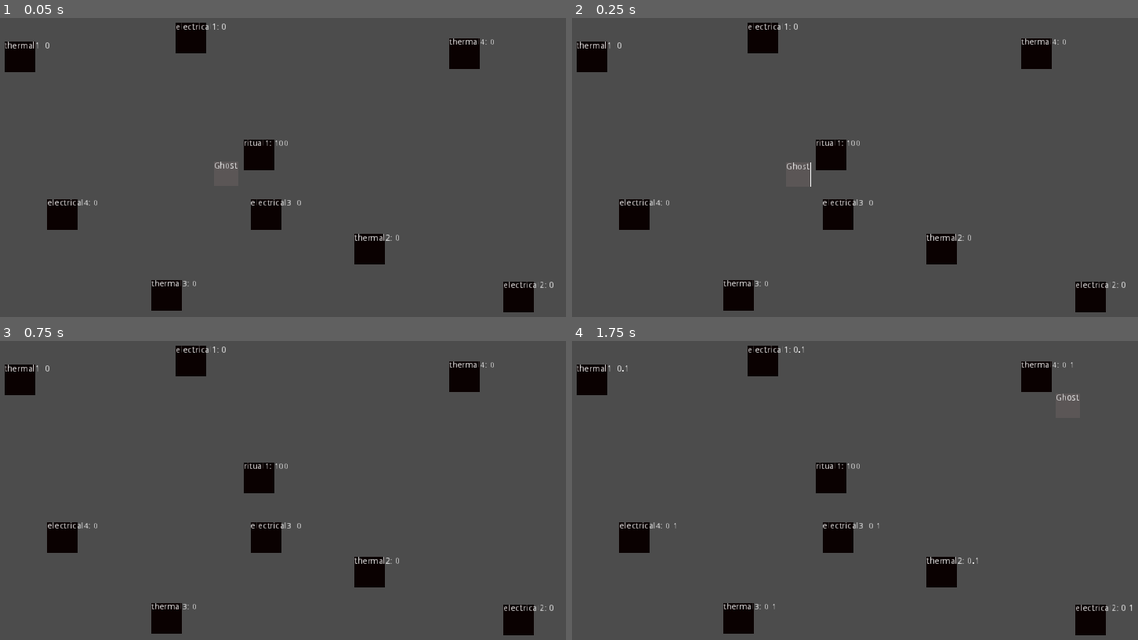
Above: before the commit, frames 1-4 (two rows, left to right).
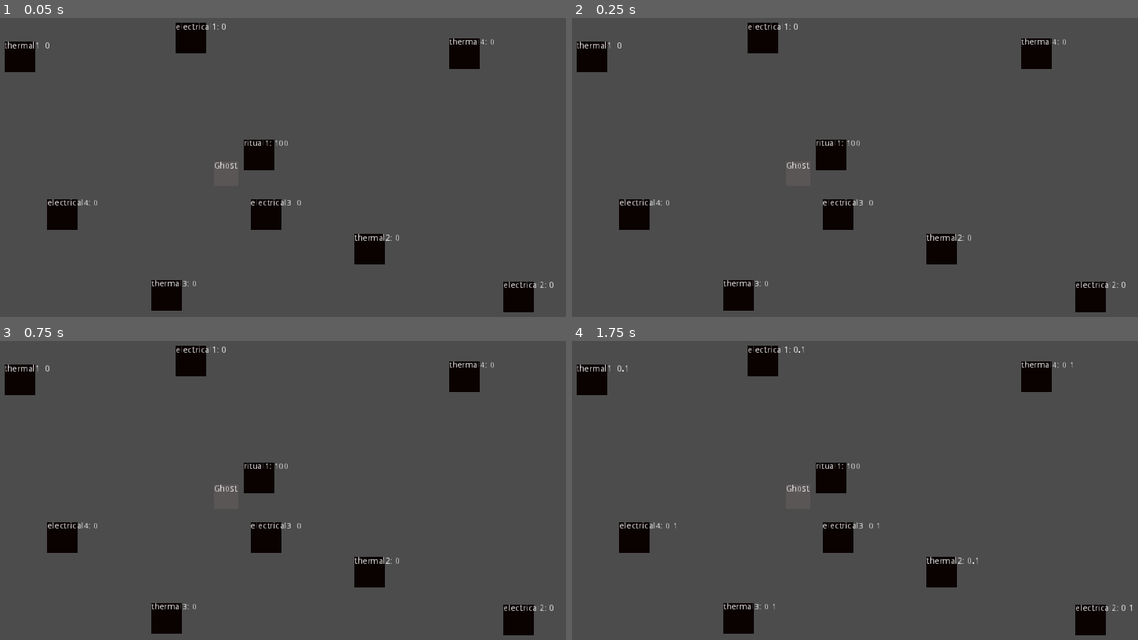
Above: after the commit, the same moments.

Repository: feyrkh/spook-encounters
Game: Godot game, scene res://scene/demo/powerSourceDemo.tscn
Two runs of this game, one before a commit and one after it. Both use one fixed random seed, a clock stepped at 60 frames per second and the inputs below. The project has no main scene, so this scene is started directly.
Inputs (mouse positions are in pixels of both pictures, inside the frame that each line leads up to):
- Up to frame 1 (0.05 s): no input
- Up to frame 2 (0.25 s): no input
- Up to frame 3 (0.75 s): move the mouse to (226, 505) at 0.52 s; hold D (p1_move_right) from 0.53 s (still down); tap Tab (cycle_selected_item) at 0.6 s; click (226, 505) at 0.67 s
- Up to frame 4 (1.75 s): tap Enter at 1.25 s; move the mouse to (724, 532) at 1.27 s; release D (p1_move_right) at 1.28 s; hold S (p1_move_down) from 1.28 s (still down); tap X (drop_held_item) at 1.35 s

Frame 1 is identical in both runs. In frame 2, less than 0.1% of the frame differs, in the area x 37-43%, y 48-57%; in frame 3, less than 0.1%; in frame 4, less than 0.1%, in the area x 37-90%, y 17-51%.

Commit message:
Added GhostScript and scriptedGhostDemo

Diff:
--- /dev/null
+++ b/Tweening.gd
@@ -0,0 +1,109 @@
+class_name Tweening
+extends Object
+
+static func tween_to(node, property, to, time):
+	var tree = node.get_tree()
+
+	if !tree.has_meta("tweeners"):
+		tree.set_meta("tweeners", [])
+
+	var tweener = Tweener.new()
+	tweener.node = node
+	tweener.property = property
+	tweener.to = to
+	tweener.time = time
+	tweener.trans = Tween.TRANS_LINEAR
+	tweener.easing = Tween.EASE_IN_OUT
+	tweener.delay = 0
+
+	tree.get_meta("tweeners").append(tweener)
+	tree.connect("idle_frame", tweener, "start")
+	return tweener
+
+static func sequence(object):
+	return Sequence.new(object.get_tree())
+
+class Tweener:
+	var node
+	var property
+	var from
+	var to
+	var time
+	var trans
+	var easing
+	var delay
+
+	var tween
+	var started = false
+	var in_sequence = false
+
+	signal finished
+
+	func start(from_sequence = false):
+		if !started and in_sequence == from_sequence:
+			started = true
+
+			tween = Tween.new()
+			tween.interpolate_property(node, property, node.get(property), to, time, trans, easing, delay)
+			node.get_tree().get_root().add_child(tween)
+			tween.connect("tween_completed", self, "end")
+			tween.start()
+
+	func set_ease(new_ease):
+		if started:
+			printerr("Error: Trying to set ease after starting")
+
+		easing = new_ease
+		return self
+
+	func set_transition(new_trans):
+		if started:
+			printerr("Error: Trying to set transition after starting")
+
+		trans = new_trans
+		return self
+
+	func set_delay(new_delay):
+		if started:
+			printerr("Error: Trying to set delay after starting")
+
+		delay = new_delay
+		return self
+
+	func in_sequence():
+		in_sequence = true
+
+	func end(whatever, whatever2):
+		emit_signal("finished")
+		tween.queue_free()
+		node.get_tree().get_meta("tweeners").erase(self)
+
+class Sequence:
+	var tweeners = []
+	var tree
+
+	func _init(_tree):
+		tree = _tree
+
+		if !tree.has_meta("tweeners"):
+			tree.set_meta("tweeners", [])
+
+		tree.get_meta("tweeners").append(self)
+		tree.connect("idle_frame", self, "start_next")
+
+	func append(tweener):
+		tweeners.append(tweener)
+		tweener.in_sequence()
+		tweener.connect("finished", self, "prepare_next")
+		return self
+
+	func prepare_next():
+		tweeners.pop_front()
+
+		if !tweeners.empty():
+			start_next()
+		else:
+			tree.get_meta("tweeners").erase(self)
+
+	func start_next():
+		tweeners[0].start(true)
--- a/project.godot
+++ b/project.godot
@@ -45,6 +45,16 @@
 "path": "res://scene/player/ItemDetector.gd"
 }, {
 "base": "Node",
+"class": "MoveStyle",
+"language": "GDScript",
+"path": "res://scene/ghost/move/styles/MoveStyle.gd"
+}, {
+"base": "Node",
+"class": "MoveStyles",
+"language": "GDScript",
+"path": "res://scene/ghost/move/MoveStyles.gd"
+}, {
+"base": "Node",
 "class": "MovementController",
 "language": "GDScript",
 "path": "res://scene/ghost/move/MovementController.gd"
@@ -58,11 +68,21 @@
 "class": "PowerSourceUtil",
 "language": "GDScript",
 "path": "res://scene/ghost/source/PowerSourceUtil.gd"
+}, {
+"base": "Node",
+"class": "ScriptStep",
+"language": "GDScript",
+"path": "res://scene/ghost/goal/ScriptStep.gd"
 }, {
 "base": "KinematicBody2D",
 "class": "ScriptedGhost",
 "language": "GDScript",
 "path": "res://scene/ghost/ScriptedGhost.gd"
+}, {
+"base": "Object",
+"class": "Tweening",
+"language": "GDScript",
+"path": "res://Tweening.gd"
 } ]
 _global_script_class_icons={
 "BasicItem": "",
@@ -72,10 +92,14 @@
 "GoalController": "",
 "HeldItem": "",
 "ItemDetector": "",
+"MoveStyle": "",
+"MoveStyles": "",
 "MovementController": "",
 "PowerSource": "",
 "PowerSourceUtil": "",
-"ScriptedGhost": ""
+"ScriptStep": "",
+"ScriptedGhost": "",
+"Tweening": ""
 }
 
 [application]
--- /dev/null
+++ b/scene/demo/scriptedGhostDemo.tscn
@@ -0,0 +1,117 @@
+[gd_scene load_steps=13 format=2]
+
+[ext_resource path="res://scene/ghost/ScriptedGhost.gd" type="Script" id=1]
+[ext_resource path="res://scene/ghost/move/styles/float.tscn" type="PackedScene" id=2]
+[ext_resource path="res://scene/ghost/move/styles/teleport.tscn" type="PackedScene" id=3]
+[ext_resource path="res://scene/ghost/goal/steps/moveTo.tscn" type="PackedScene" id=4]
+[ext_resource path="res://scene/ghost/move/MoveStyles.gd" type="Script" id=5]
+[ext_resource path="res://scene/ghost/goal/GhostScript.gd" type="Script" id=6]
+[ext_resource path="res://scene/ghost/goal/steps/wait.tscn" type="PackedScene" id=7]
+[ext_resource path="res://scene/ghost/goal/steps/soundEffect.tscn" type="PackedScene" id=8]
+
+[sub_resource type="RectangleShape2D" id=1]
+extents = Vector2( 20, 20 )
+
+[sub_resource type="StyleBoxFlat" id=2]
+bg_color = Color( 0.359375, 0.338318, 0.338318, 1 )
+
+[sub_resource type="RectangleShape2D" id=3]
+extents = Vector2( 10, 98.2458 )
+
+[sub_resource type="RectangleShape2D" id=4]
+extents = Vector2( 102.392, 6.67686 )
+
+[node name="MyScene" type="Node2D"]
+
+[node name="ghost" type="KinematicBody2D" parent="."]
+position = Vector2( 390.148, 252.277 )
+collision_layer = 4
+collision_mask = 0
+script = ExtResource( 1 )
+
+[node name="ColorRect" type="ColorRect" parent="ghost"]
+margin_right = 40.0
+margin_bottom = 40.0
+__meta__ = {
+"_edit_use_anchors_": false
+}
+
+[node name="CollisionShape2D" type="CollisionShape2D" parent="ghost"]
+position = Vector2( 19.8438, 20.1587 )
+shape = SubResource( 1 )
+
+[node name="Label" type="RichTextLabel" parent="ghost"]
+margin_right = 40.0
+margin_bottom = 40.0
+custom_styles/normal = SubResource( 2 )
+text = "Ghost"
+__meta__ = {
+"_edit_use_anchors_": false
+}
+
+[node name="GhostScriptTimer" type="Timer" parent="ghost"]
+wait_time = 0.05
+autostart = true
+
+[node name="GhostScript" type="Node" parent="ghost"]
+script = ExtResource( 6 )
+
+[node name="soundEffect" parent="ghost/GhostScript" instance=ExtResource( 8 )]
+soundText = "Here we go again..."
+
+[node name="moveTo" parent="ghost/GhostScript" instance=ExtResource( 4 )]
+target = "Position2D"
+
+[node name="wait" parent="ghost/GhostScript" instance=ExtResource( 7 )]
+waitForSeconds = 5.0
+
+[node name="soundEffect2" parent="ghost/GhostScript" instance=ExtResource( 8 )]
+soundText = "Yep..."
+
+[node name="moveTo2" parent="ghost/GhostScript" instance=ExtResource( 4 )]
+target = "Position2D2"
+
+[node name="soundEffect3" parent="ghost/GhostScript" instance=ExtResource( 8 )]
+soundText = "Boo!"
+soundVolume = 100.0
+soundColor = Color( 0.92549, 0.027451, 0.258824, 1 )
+
+[node name="wait2" parent="ghost/GhostScript" instance=ExtResource( 7 )]
+waitForSeconds = 5.0
+
+[node name="move" type="Node" parent="ghost"]
+script = ExtResource( 5 )
+
+[node name="float" parent="ghost/move" instance=ExtResource( 2 )]
+movePixelsPerSecond = 80.0
+
+[node name="teleport" parent="ghost/move" instance=ExtResource( 3 )]
+
+[node name="blocker" type="Node2D" parent="."]
+position = Vector2( 102.866, 150.435 )
+
+[node name="StaticBody2D" type="StaticBody2D" parent="blocker"]
+collision_mask = 5
+
+[node name="CollisionShape2D" type="CollisionShape2D" parent="blocker/StaticBody2D"]
+position = Vector2( 171.84, 30.3248 )
+shape = SubResource( 3 )
+
+[node name="CollisionShape2D3" type="CollisionShape2D" parent="blocker/StaticBody2D"]
+position = Vector2( -17.8381, 29.7302 )
+shape = SubResource( 3 )
+
+[node name="CollisionShape2D2" type="CollisionShape2D" parent="blocker/StaticBody2D"]
+position = Vector2( 86.8121, 77.2984 )
+shape = SubResource( 4 )
+
+[node name="CollisionShape2D4" type="CollisionShape2D" parent="blocker/StaticBody2D"]
+position = Vector2( 75.5146, -29.7302 )
+shape = SubResource( 4 )
+
+[node name="Position2D" type="Position2D" parent="."]
+position = Vector2( 555.954, 234.274 )
+
+[node name="Position2D2" type="Position2D" parent="."]
+position = Vector2( 316.924, 284.22 )
+[connection signal="timeout" from="ghost/GhostScriptTimer" to="ghost/GhostScript" method="updateSteps"]
--- a/scene/ghost/ScriptedGhost.tscn
+++ b/scene/ghost/ScriptedGhost.tscn
@@ -1,9 +1,10 @@
-[gd_scene load_steps=7 format=2]
+[gd_scene load_steps=8 format=2]
 
 [ext_resource path="res://scene/ghost/ScriptedGhost.gd" type="Script" id=1]
 [ext_resource path="res://scene/ghost/move/styles/float.tscn" type="PackedScene" id=2]
 [ext_resource path="res://scene/ghost/goal/GhostScript.gd" type="Script" id=3]
-[ext_resource path="res://scene/ghost/move/MultiMoveController.gd" type="Script" id=4]
+[ext_resource path="res://scene/ghost/move/MoveStyles.gd" type="Script" id=4]
+[ext_resource path="res://scene/ghost/move/styles/teleport.tscn" type="PackedScene" id=5]
 
 [sub_resource type="RectangleShape2D" id=1]
 extents = Vector2( 20, 20 )
@@ -36,6 +37,10 @@
 "_edit_use_anchors_": false
 }
 
+[node name="GhostScriptTimer" type="Timer" parent="."]
+wait_time = 0.05
+autostart = true
+
 [node name="GhostScript" type="Node" parent="."]
 script = ExtResource( 3 )
 
@@ -43,3 +48,6 @@
 script = ExtResource( 4 )
 
 [node name="float" parent="move" instance=ExtResource( 2 )]
+
+[node name="teleport" parent="move" instance=ExtResource( 5 )]
+[connection signal="timeout" from="GhostScriptTimer" to="GhostScript" method="updateSteps"]
--- a/scene/ghost/goal/GhostScript.gd
+++ b/scene/ghost/goal/GhostScript.gd
@@ -1,7 +1,51 @@
 extends Node
 class_name GhostScript
 
+var scriptStepIdx = -1
+var stepRunning:ScriptStep
+var stepForceStopAt:int
+
 func _ready():
 	for child in get_children():
-		if child.has_method('setGhost'): child.setGhost(get_parent())
-		if child.has_method('setScript'): child.setScript(self)
+		child.setGhost(get_parent())
+		child.setScript(self)
+		child.set_process(false)
+
+func updateSteps():
+	if stepRunning:
+		# Check to see if the step timed out and move on if so
+		if OS.get_unix_time() >= stepForceStopAt:
+			print('Time to force-stop the step: ', OS.get_unix_time(), ' >= ', stepForceStopAt)
+			stepRunning.stopStep()
+	else:
+		nextStep()
+
+
+func nextStep():
+	scriptStepIdx = (scriptStepIdx + 1) % get_child_count()
+	print('nextStep(',scriptStepIdx,'): ', get_child(scriptStepIdx).name)
+	disconnectStepListener()
+	if stepRunning && stepRunning.is_processing():
+		print('step still running, force-stopping now')
+		stepRunning.stopStep()
+	stepRunning = get_child(scriptStepIdx)
+	connectStepListener()
+	# start the timer
+	stepForceStopAt = OS.get_unix_time() + stepRunning.stepTimeout
+	# start the step
+	stepRunning.startStep()
+
+func connectStepListener():
+	stepRunning.connect('stepComplete', self, 'stepComplete')
+	#print('connecting listener: ', stepRunning)
+
+func disconnectStepListener():
+	if stepRunning && stepRunning.is_connected('stepComplete', self, 'stepComplete'):
+		stepRunning.disconnect('stepComplete', self, 'stepComplete')
+		#print('disconnecting listener: ', stepRunning)
+
+func stepComplete():
+	print('stepComplete()')
+	disconnectStepListener()
+	if stepRunning: stepRunning.stopStep()
+	stepRunning = null
--- /dev/null
+++ b/scene/ghost/goal/ScriptStep.gd
@@ -0,0 +1,20 @@
+extends Node
+class_name ScriptStep
+
+signal stepComplete
+
+var ghost:ScriptedGhost
+var ghostScript
+export var stepTimeout:int = 30 # How many seconds to wait for this step to complete before assuming it failed and killing it
+
+func setGhost(_ghost:ScriptedGhost):
+	ghost = _ghost
+
+func setScript(_script):
+	ghostScript = _script
+
+func startStep():
+	set_process(true) # Override this in step implementations
+
+func stopStep():
+	set_process(false) # Override this in step implementations, if you need to make a step stop running
--- /dev/null
+++ b/scene/ghost/goal/steps/moveTo.gd
@@ -0,0 +1,24 @@
+extends ScriptStep
+
+export(String) var target # First see if it's a valid node path, then use it to find a node by name if needed
+export(String) var moveStyleName # If a movestyle with the given name exists, it will be used. Otherwise, keep the current style.
+var moveStyles:MoveStyles
+
+
+func setGhost(_ghost):
+	.setGhost(_ghost)
+	moveStyles = _ghost.get_node('move') as MoveStyles
+
+func startStep():
+	.startStep()
+	if moveStyleName: moveStyles.setMoveStyle(moveStyleName)
+	var targetNode = self.get_node_or_null(target) as Position2D
+	if !targetNode: targetNode = ghost.get_node_or_null(target) as Position2D
+	if !targetNode: targetNode = get_tree().current_scene.find_node(target, true, false) as Position2D
+	if targetNode:
+		print('moving to ', targetNode)
+		moveStyles.startMove(targetNode)
+		yield(moveStyles, "moveComplete")
+	else:
+		print('no targetNode found')
+	emit_signal('stepComplete')
--- /dev/null
+++ b/scene/ghost/goal/steps/moveTo.tscn
@@ -0,0 +1,6 @@
+[gd_scene load_steps=2 format=2]
+
+[ext_resource path="res://scene/ghost/goal/steps/moveTo.gd" type="Script" id=1]
+
+[node name="moveTo" type="Node"]
+script = ExtResource( 1 )
--- /dev/null
+++ b/scene/ghost/goal/steps/soundEffect.gd
@@ -0,0 +1,15 @@
+extends ScriptStep
+
+export(String) var soundText
+export(float) var soundVolume = 50
+export(Color) var soundColor = Color.white
+export(String) var targetNodePathFromGhost = '..'
+var scene = preload("res://scene/soundVisual/SoundPopup.tscn")
+
+func startStep():
+	.startStep()
+	var popup = scene.instance()
+	popup.global_position = ghost.global_position
+	popup.setup(soundText, soundVolume, soundColor)
+	ghost.get_node(targetNodePathFromGhost).add_child(popup)
+	emit_signal("stepComplete")
--- /dev/null
+++ b/scene/ghost/goal/steps/soundEffect.tscn
@@ -0,0 +1,6 @@
+[gd_scene load_steps=2 format=2]
+
+[ext_resource path="res://scene/ghost/goal/steps/soundEffect.gd" type="Script" id=1]
+
+[node name="soundEffect" type="Node"]
+script = ExtResource( 1 )
--- /dev/null
+++ b/scene/ghost/goal/steps/wait.gd
@@ -0,0 +1,18 @@
+extends ScriptStep
+
+export(float) var waitForSeconds
+var remainingWait
+
+func _ready():
+	stepTimeout = int(waitForSeconds)+1
+
+func _process(delta:float):
+	remainingWait -= delta
+	if remainingWait <= 0:
+		print('wait for ', waitForSeconds, ' complete')
+		emit_signal('stepComplete')
+
+func startStep():
+	.startStep()
+	remainingWait = waitForSeconds
+	print('waiting for ', waitForSeconds)
--- /dev/null
+++ b/scene/ghost/goal/steps/wait.tscn
@@ -0,0 +1,7 @@
+[gd_scene load_steps=2 format=2]
+
+[ext_resource path="res://scene/ghost/goal/steps/wait.gd" type="Script" id=1]
+
+
+[node name="wait" type="Node"]
+script = ExtResource( 1 )
--- /dev/null
+++ b/scene/ghost/move/MoveStyles.gd
@@ -0,0 +1,32 @@
+extends Node
+class_name MoveStyles
+
+signal moveComplete
+
+var body:KinematicBody2D
+var activeMoveStyle:MoveStyle
+var moveInProgress = false
+
+func _ready():
+	body = get_parent() as KinematicBody2D
+	# The first movement style is always the one enabled to start
+	for child in get_children():
+		if child.has_method('setBody'): child.setBody(body)
+	setMoveStyle(get_child(0).name)
+
+func setMoveStyle(moveNodeName):
+	var node = get_node(moveNodeName)
+	if !node: return
+	for child in get_children():
+		child.set_process(false)
+	node.set_process(true)
+	activeMoveStyle = node
+
+func startMove(target:Position2D):
+	activeMoveStyle.startMove(target)
+	moveInProgress = true
+
+func _process(_delta):
+	if moveInProgress && activeMoveStyle && activeMoveStyle.moveComplete:
+		moveInProgress = false
+		emit_signal('moveComplete')
--- a/scene/ghost/move/MovementController.gd
+++ b/scene/ghost/move/MovementController.gd
@@ -9,3 +9,5 @@
 func onMoveToGoal(ghost:GhostController, newMoveTarget:Node2D):
 	moveTarget = newMoveTarget
 	controller = ghost
+
+func setBody(body:GhostController):
--- a/scene/ghost/move/MultiMoveController.gd
+++ /dev/null
@@ -1,14 +0,0 @@
-extends Node
-
-func _ready():
-	# The first movement style is always the one enabled to start
-	for child in get_children():
-		child.set_process(false)
-	get_children()[0].set_process(true)
-
-func setMoveStyle(moveNodeName):
-	for child in get_children():
-		child.set_process(false)
-	var node = get_node('moveNodeName')
-	if !node: node = get_children()[0]
-	node.set_process(true)
--- /dev/null
+++ b/scene/ghost/move/styles/MoveStyle.gd
@@ -0,0 +1,13 @@
+extends Node
+class_name MoveStyle
+
+var body:KinematicBody2D
+var moveTarget:Position2D
+var moveComplete = true
+
+func setBody(_body:KinematicBody2D):
+	body = _body
+
+func startMove(_moveTarget:Position2D):
+	moveTarget = _moveTarget
+	moveComplete = false
--- a/scene/ghost/move/styles/float.gd
+++ b/scene/ghost/move/styles/float.gd
@@ -1,8 +1,11 @@
-extends MovementController
+extends MoveStyle
+
+export(float) var movePixelsPerSecond = 40
+export(float) var closingDistance = 30 # How far away should be before stopping
 
 func _process(_delta):
 	if (!moveTarget): return
-	controller.move_and_slide((moveTarget.position - controller.position).normalized() * movePixelsPerSecond)
-	if (moveTarget.position - controller.position).length() < closingDistance:
-		controller.onMoveFinished(moveTarget)
+	body.move_and_slide((moveTarget.position - body.position).normalized() * movePixelsPerSecond)
+	if (moveTarget.position - body.position).length() < closingDistance:
+		moveComplete = true
 		moveTarget = null
--- a/scene/ghost/move/styles/teleport.gd
+++ b/scene/ghost/move/styles/teleport.gd
@@ -1,4 +1,4 @@
-extends MovementController
+extends MoveStyle
 
 var teleporting = false
 var startPosition
@@ -14,24 +14,24 @@
 func shake():
 	$ShakeTimer.start()
 	while($ShakeTimer.time_left > 0):
-		controller.global_position = controller.global_position + Vector2(rand_range(-shakeOffset, shakeOffset), rand_range(-shakeOffset, shakeOffset))
+		body.global_position = body.global_position + Vector2(rand_range(-shakeOffset, shakeOffset), rand_range(-shakeOffset, shakeOffset))
 		$ShakeTicker.start()
 		yield($ShakeTicker, "timeout")
 	emit_signal("shakeComplete")
 
 func startTeleport():
 	teleporting = true
-	startPosition = controller.global_position
-	startVisibility = controller.visible
+	startPosition = body.global_position
+	startVisibility = body.visible
 	shake()
 	yield(self, 'shakeComplete')
-	controller.visible = false
-	controller.global_position = moveTarget.global_position
+	body.visible = false
+	body.global_position = moveTarget.global_position
 	$HideTimer.start()
 	yield($HideTimer, "timeout")
-	controller.visible = startVisibility
+	body.visible = startVisibility
 	shake()
 	yield(self, 'shakeComplete')
 	teleporting = false
-	controller.onMoveFinished(moveTarget)
+	body.onMoveFinished(moveTarget)
 	moveTarget = null
--- /dev/null
+++ b/scene/soundVisual/SoundPopup.gd
@@ -0,0 +1,19 @@
+extends Node2D
+
+const FLOAT_TIME = 2
+
+const VOL_SPEECH = 30
+const VOL_SHOUT = 60
+const VOL_STEP = 10
+const VOL_WHISPER = 5
+
+onready var tween:Tween = $Tween
+
+func setup(soundText:String, soundVolume:float = 50, soundColor:Color = Color.white):
+	$Label.text = soundText
+	$Label.self_modulate = soundColor
+
+func _ready():
+	tween.interpolate_property(self, 'position', global_position, global_position - Vector2(0, 50), FLOAT_TIME)
+	tween.interpolate_callback(self, FLOAT_TIME, 'queue_free')
+	tween.start()
--- /dev/null
+++ b/scene/soundVisual/SoundPopup.tscn
@@ -0,0 +1,24 @@
+[gd_scene load_steps=2 format=2]
+
+[ext_resource path="res://scene/soundVisual/SoundPopup.gd" type="Script" id=1]
+
+[node name="Node2D" type="Node2D"]
+script = ExtResource( 1 )
+
+[node name="Label" type="Label" parent="."]
+anchor_left = 0.5
+anchor_top = 0.5
+anchor_right = 0.5
+anchor_bottom = 0.5
+margin_left = -78.0
+margin_top = -7.0
+margin_right = 78.0
+margin_bottom = 7.0
+grow_horizontal = 2
+grow_vertical = 2
+align = 3
+__meta__ = {
+"_edit_use_anchors_": false
+}
+
+[node name="Tween" type="Tween" parent="."]
